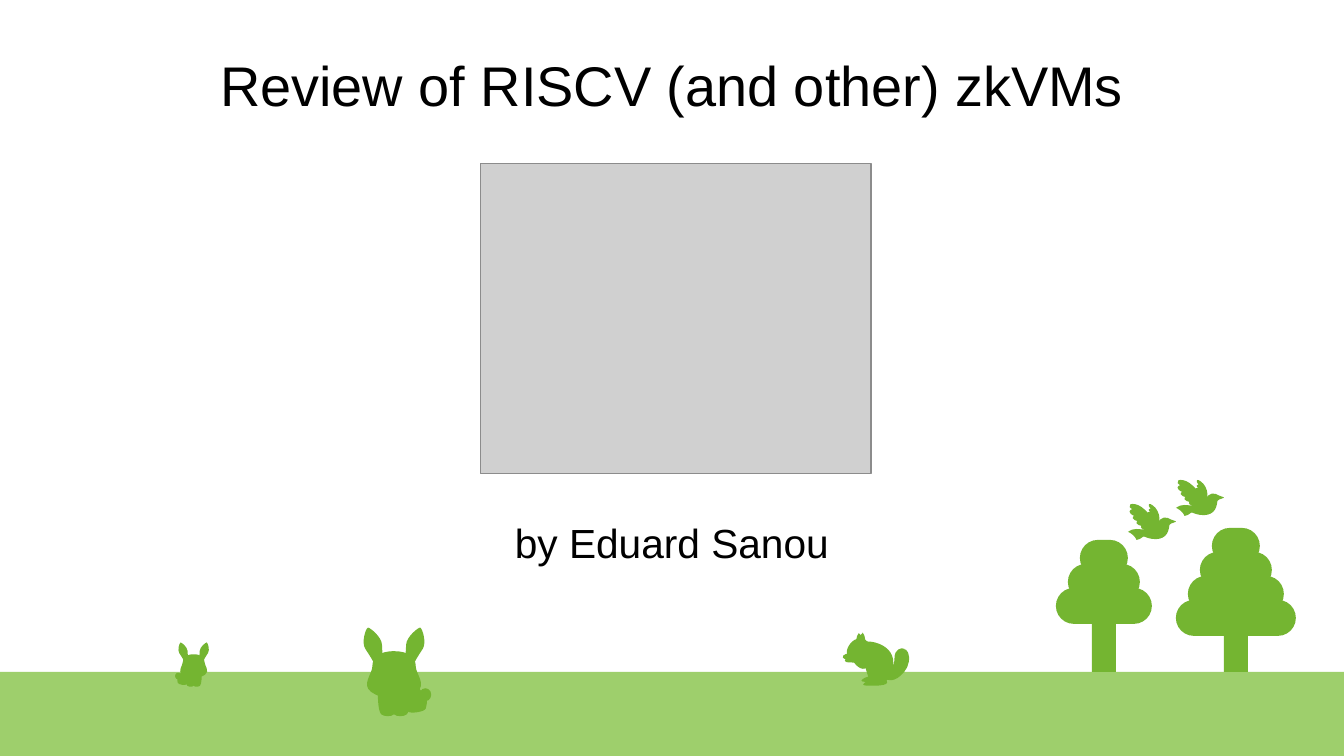
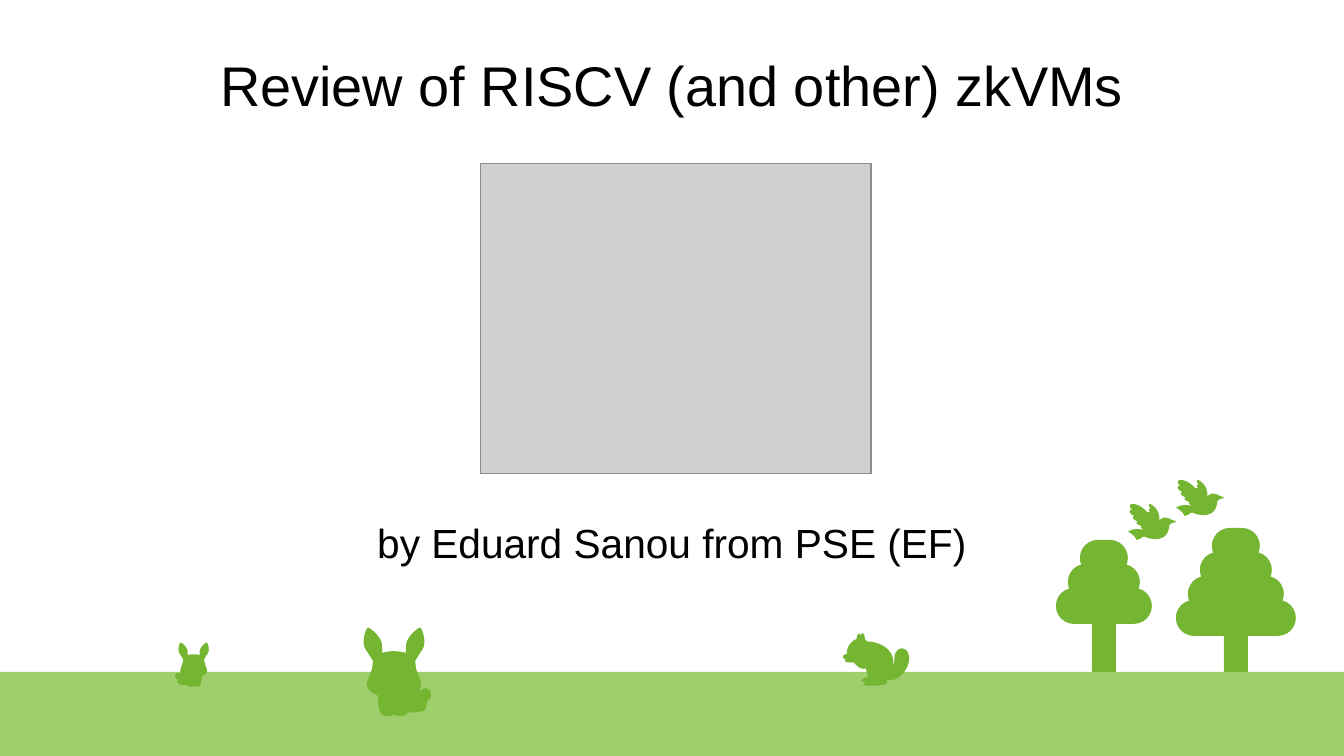
Before and after one commit to ed255/slides, a slide deck: slide 1 of 2024-04-22/zkRISCV.odp. Drawn at 1344x756 pixels with LibreOffice and Linux fonts; fonts in the diff are those of the drawing; grey boxes stand for pictures. Boxes give left, top, right and bottom in pixels: in the first picture for what was removed or moved away, otherwise in the second. Text is boxed around its words. In the diff, an @@ line names an element or a change of style, - is before the commit and + after.

```diff
--- a/2024-04-22/zkRISCV.odp
+++ b/2024-04-22/zkRISCV.odp
@@ subtitle at [377, 528, 966, 566]: text changed @@
-by Eduard Sanou
+by Eduard Sanou from PSE (EF)
```
Also in this commit, not shown: 1 other slide changed, 3 other files.
